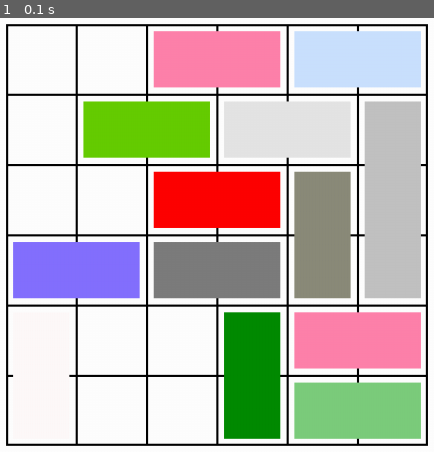
Above: before the commit, frame 1.
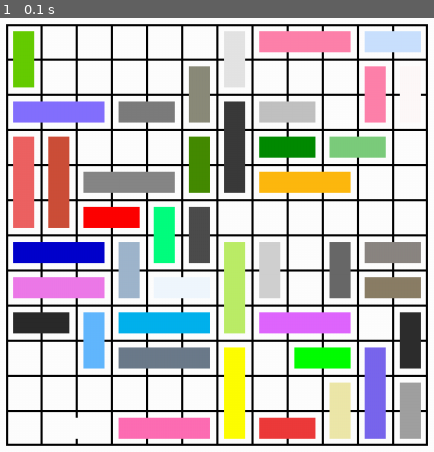
Above: after the commit, the same moment.

Repository: pluumenbrownie/rush_hour
Game: pygame game, started from code/pygame_rushhour.py
Two runs of this game, one before a commit and one after it. Both use one fixed random seed, a clock stepped at 60 frames per second and the inputs below.
Inputs:
- Up to frame 1 (0.1 s): no input

The runs differ from the first frame. In frame 1, 61% of the frame differs, in the area x 1-99%, y 1-99%.

Commit message:
Added source

Diff:
--- a/code/pygame_rushhour.py
+++ b/code/pygame_rushhour.py
@@ -36,6 +36,7 @@
 
     def start(self) -> None:
         running = True
+        # Based on pygame quickstart example https://www.pygame.org/docs/
         while running:
             # poll for events
             # pygame.QUIT event means the user clicked X to close your window
@@ -97,6 +98,6 @@
         pygame.quit()
 
 if __name__ == '__main__':
-    board_file = "gameboards/Rushhour6x6_2.csv"
-    newgame = PygameRushHour(6, board_file)
+    board_file = "gameboards/Rushhour12x12_7.csv"
+    newgame = PygameRushHour(12, board_file)
     newgame.start()
